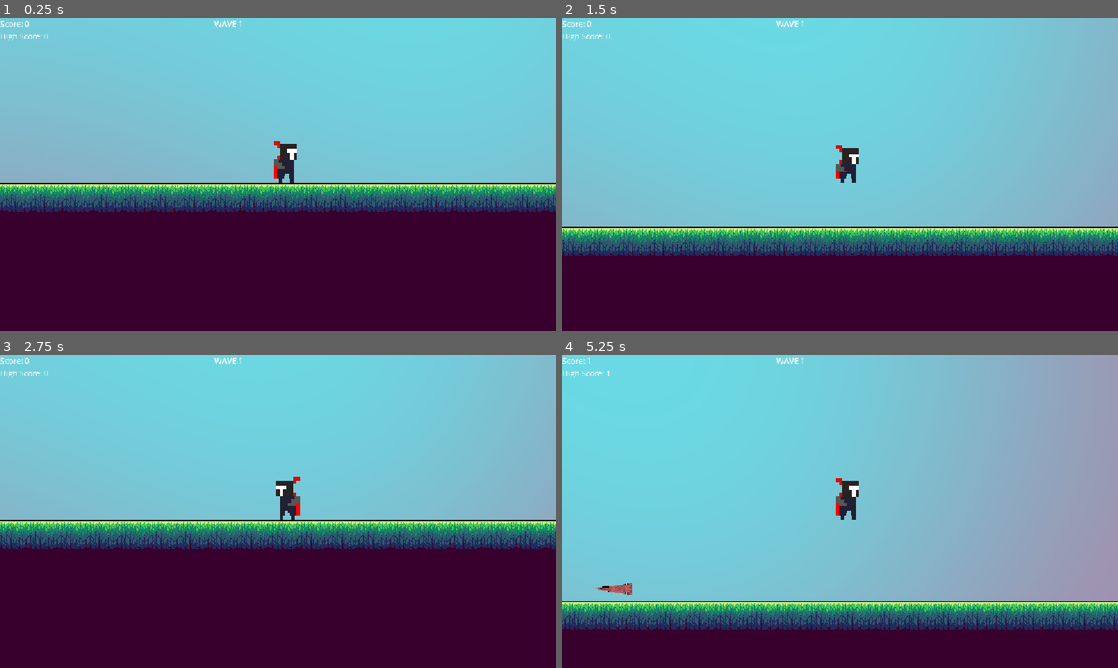
Above: before the commit, frames 1-4 (two rows, left to right).
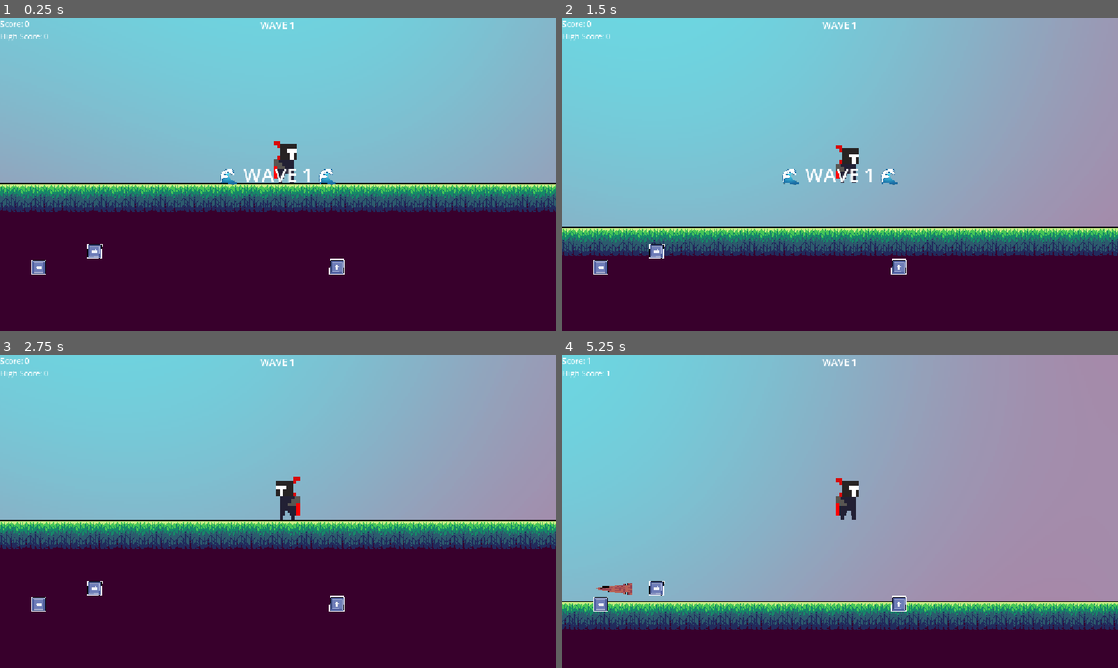
Above: after the commit, the same moments.

Repository: VoidForgeHQ/Jump-Prototype
Game: Godot game, scene res://main.tscn
The game is run twice, just before and just after one commit, with the same random seed, the same clock (stepped at 60 frames per second) and the same inputs.
Inputs:
- Up to frame 1 (0.25 s): no input
- Up to frame 2 (1.5 s): tap Enter (ui_accept) at 0.5, 0.6, 0.77, 1.07, 1.35 s; hold Right (ui_right) from 0.53 s (still down)
- Up to frame 3 (2.75 s): tap Enter (ui_accept) at 1.52, 1.82, 2.1 s; release Right (ui_right) at 2.03 s; hold Left (ui_left) from 2.03 s (still down)
- Up to frame 4 (5.25 s): release Left (ui_left) at 2.78 s; hold Right (ui_right) 2.78-4.28 s; tap Enter (ui_accept) at 2.85, 3.02, 3.32, 3.6, 3.77, 4.07, 4.35, 4.52, 4.82, 5.1 s; hold Left (ui_left) 4.28-5.03 s; hold Right (ui_right) from 5.03 s (still down)

The runs differ from the first frame. In frame 1, 6.1% of the frame differs, in the area x 5-100%, y 0-82%; in frame 2, 28%; in frame 3, 20%; in frame 4, 40%, in the area x 5-89%, y 0-82%.

Commit message:
Added sound, perm Score E.T.C

Diff:
--- a/GameManager.gd
+++ b/GameManager.gd
@@ -4,27 +4,41 @@
 var high_score = 0
 var score_label = null
 var game_over = false
+const SAVE_PATH = "user://save.dat"
 
 func _ready():
 	score = 0
+	load_high_score()
 	call_deferred("setup_ui")
 
 func setup_ui():
 	score_label = get_tree().current_scene.find_child("ScoreLabel",true,false)
 	update_score_label()
 
-
-	score_label = get_tree().current_scene.find_child("ScoreLabel",true,false)
-	update_score_label()
-
 func update_score_label():
 	if is_instance_valid(score_label):
 		score_label.text = "Score: " + str(score) + "\nHigh Score: " + str(high_score)
+
+func save_high_score():
+	var file = FileAccess.open(SAVE_PATH, FileAccess.WRITE)
+	file.store_32(high_score)
+
+func load_high_score():
+	if FileAccess.file_exists(SAVE_PATH):
+		var file = FileAccess.open(SAVE_PATH, FileAccess.READ)
+		high_score = file.get_32()
+
+
+
 func add_score(amount):
 	score += amount
+	get_node("/root/Main/ScoreSound").play()
 
 	if score > high_score:
 		high_score = score
+		save_high_score(
+
+		)
 	setup_ui()
 	update_score_label()
 
--- a/main.tscn
+++ b/main.tscn
@@ -16,7 +16,11 @@
 [ext_resource type="Texture2D" uid="uid://q6vlaoeysie0" path="res://assets/player/idel/player_idel4.png" id="7_yaehf"]
 [ext_resource type="Texture2D" uid="uid://d3op212o0jntj" path="res://assets/player/jump/player_jumpa1.png" id="8_82xsv"]
 [ext_resource type="Texture2D" uid="uid://6mjyt6jbry14" path="res://assets/player/jump/player_jumpa2.png" id="9_getpj"]
+[ext_resource type="Texture2D" uid="uid://bud38cq3mtf6v" path="res://assets/UI/arrow key1.png" id="10_074og"]
 [ext_resource type="Texture2D" uid="uid://b5dobpo24qoxp" path="res://assets/ground/1 Tiles/Tile_30.png" id="17_yaehf"]
+[ext_resource type="AudioStream" uid="uid://u7n2vwu6aifj" path="res://assets/sound/Collecting sound.mp3" id="19_getpj"]
+[ext_resource type="AudioStream" uid="uid://dmmsyx7bb2wug" path="res://assets/sound/Game over.mp3" id="20_ryguw"]
+[ext_resource type="AudioStream" uid="uid://c0m6acydlq4en" path="res://assets/sound/jump sound.mp3" id="21_d13ii"]
 
 [sub_resource type="RectangleShape2D" id="RectangleShape2D_aubd6"]
 size = Vector2(23, 44)
@@ -67,6 +71,15 @@
 "speed": 12.0
 }]
 
+[sub_resource type="CircleShape2D" id="CircleShape2D_wp5od"]
+radius = 40.0
+
+[sub_resource type="CircleShape2D" id="CircleShape2D_k56px"]
+radius = 40.0
+
+[sub_resource type="CircleShape2D" id="CircleShape2D_vkdpk"]
+radius = 40.0
+
 [sub_resource type="StyleBoxFlat" id="StyleBoxFlat_wp5od"]
 bg_color = Color(0, 0, 0, 0.23921569)
 
@@ -109,7 +122,7 @@
 script = ExtResource("1_lquwl")
 
 [node name="BackGround2" type="Sprite2D" parent="." unique_id=1342470774]
-position = Vector2(109, -331)
+position = Vector2(-50, -399.00006)
 scale = Vector2(2.1917665, 2.2078533)
 texture = ExtResource("2_efxa6")
 offset = Vector2(335.55963, 138.36066)
@@ -134,6 +147,31 @@
 sprite_frames = SubResource("SpriteFrames_kvh76")
 animation = &"Idel"
 autoplay = "Idel"
+
+[node name="MobileControls" type="CanvasLayer" parent="." unique_id=1948648282]
+
+[node name="LeftButton" type="TouchScreenButton" parent="MobileControls" unique_id=1527392116]
+position = Vector2(64, 500)
+texture_normal = ExtResource("10_074og")
+shape = SubResource("CircleShape2D_wp5od")
+shape_visible = false
+action = "ui_left"
+
+[node name="RightButton" type="TouchScreenButton" parent="MobileControls" unique_id=1571683183]
+position = Vector2(212, 500)
+rotation = -3.127211
+texture_normal = ExtResource("10_074og")
+shape = SubResource("CircleShape2D_k56px")
+shape_visible = false
+action = "ui_right"
+
+[node name="JumpButton" type="TouchScreenButton" parent="MobileControls" unique_id=570109213]
+position = Vector2(715, 500)
+rotation = 1.5866914
+texture_normal = ExtResource("10_074og")
+shape = SubResource("CircleShape2D_vkdpk")
+shape_visible = false
+action = "ui_accept"
 
 [node name="CanvasLayer" type="CanvasLayer" parent="." unique_id=1470212584]
 
@@ -152,6 +190,26 @@
 offset_right = 131.75964
 offset_bottom = 157.0
 grow_horizontal = 2
+theme_override_font_sizes/font_size = 20
+horizontal_alignment = 1
+
+[node name="WavePopup" type="Label" parent="CanvasLayer" unique_id=1549518397]
+visible = false
+anchors_preset = 8
+anchor_left = 0.5
+anchor_top = 0.5
+anchor_right = 0.5
+anchor_bottom = 0.5
+offset_left = -174.5
+offset_top = -52.0
+offset_right = 174.5
+offset_bottom = 52.0
+grow_horizontal = 2
+grow_vertical = 2
+theme_override_font_sizes/font_size = 40
+text = "WAVE 1"
+horizontal_alignment = 1
+vertical_alignment = 1
 
 [node name="CanvasLayer2" type="CanvasLayer" parent="." unique_id=841752167]
 
@@ -2020,10 +2078,12 @@
 [node name="StaticBody2D" type="StaticBody2D" parent="." unique_id=461272348]
 
 [node name="CollisionShape2D" type="CollisionShape2D" parent="StaticBody2D" unique_id=1205122547]
+visible = false
 position = Vector2(-110.5, -85)
 shape = SubResource("RectangleShape2D_wp5od")
 
 [node name="CollisionShape2D2" type="CollisionShape2D" parent="StaticBody2D" unique_id=657090044]
+visible = false
 position = Vector2(1694.75, -56.5)
 shape = SubResource("RectangleShape2D_vkdpk")
 
@@ -2924,5 +2984,15 @@
 position = Vector2(1841, -4)
 texture = ExtResource("17_yaehf")
 
+[node name="ScoreSound" type="AudioStreamPlayer" parent="." unique_id=644269604]
+stream = ExtResource("19_getpj")
+
+[node name="DeathSound" type="AudioStreamPlayer" parent="." unique_id=578840958]
+process_mode = 3
+stream = ExtResource("20_ryguw")
+
+[node name="JumpSound" type="AudioStreamPlayer" parent="." unique_id=1425037339]
+stream = ExtResource("21_d13ii")
+
 [connection signal="pressed" from="CanvasLayer2/DeathUI/Restart" to="." method="_on_restart_pressed"]
 [connection signal="timeout" from="Spawner/Timer" to="Spawner" method="_on_timer_timeout"]
--- a/obstacle.gd
+++ b/obstacle.gd
@@ -31,5 +31,6 @@
 	# Check if the body that touched us is named "CharacterBody2D"
 	if body.name == "player":
 		print("GAME OVER")
+		get_node("/root/Main/DeathSound").play()
 		get_tree().paused = true
 		get_node("/root/Main/CanvasLayer2/DeathUI").visible = true
--- a/player.gd
+++ b/player.gd
@@ -20,6 +20,7 @@
 
 	if Input.is_action_just_pressed("ui_accept") and is_on_floor():
 		velocity.y = jump_force
+		get_node("/root/Main/JumpSound").play()
 
 	# Animation
 	if not is_on_floor():
--- a/project.godot
+++ b/project.godot
@@ -24,6 +24,10 @@
 window/stretch/mode="canvas_items"
 window/stretch/aspect="expand"
 
+[input_devices]
+
+pointing/emulate_touch_from_mouse=true
+
 [physics]
 
 3d/physics_engine="Jolt Physics"
--- a/spawner.gd
+++ b/spawner.gd
@@ -1,28 +1,47 @@
 extends Node2D
 
 @onready var wave_label = get_node("/root/Main/CanvasLayer/WaveLabel")
+@onready var wave_popup = get_node("/root/Main/CanvasLayer/WavePopup")
 
 @export var obstacle_scene: PackedScene
 
+var current_wave = 1
 var game_time = 0.0
 
 func _ready():
 	$Timer.start()
 
+	wave_label.text = "WAVE 1"
+	wave_popup.text = "🌊 WAVE 1 🌊"
+	wave_popup.visible = true
+
+	await get_tree().create_timer(2.0).timeout
+
+	wave_popup.visible = false
+
+
 func _process(delta):
 	game_time += delta
 	$Timer.wait_time = max(0.7, 2.0 - game_time * 0.03)
+	if game_time >= 20 and current_wave == 1:
+		current_wave = 2
+		wave_label.text = "WAVE 2"
+		show_wave_popup("🌊 WAVE 2 🌊")
 
-	if game_time < 20:
-		wave_label.text = "WAVE 1"
-
-	elif game_time < 40:
-		wave_label.text = "WAVE 2"
-
-	else:
+	elif game_time >= 40 and current_wave == 2:
+		current_wave = 3
 		wave_label.text = "WAVE 3"
+		show_wave_popup("🔥 WAVE 3 🔥")
 
 func _on_timer_timeout():
 	var obstacle = obstacle_scene.instantiate()
 	obstacle.position = Vector2(900, 0)
 	get_parent().add_child(obstacle)
+
+func show_wave_popup(text):
+	wave_popup.text = text
+	wave_popup.visible = true
+
+	await get_tree().create_timer(2.0).timeout
+
+	wave_popup.visible = false
Binary file added: assets/UI/arrow key1.png
Not shown, added: assets/UI/arrow key1.png.import
Not shown, added: assets/sound/Collecting sound.mp3.import
Not shown, added: assets/sound/Game over.mp3.import
Not shown, added: assets/sound/jump sound.mp3.import
Not shown, added: assets/sound/Collecting sound.mp3
Not shown, added: assets/sound/Game over.mp3
Not shown, added: assets/sound/jump sound.mp3
